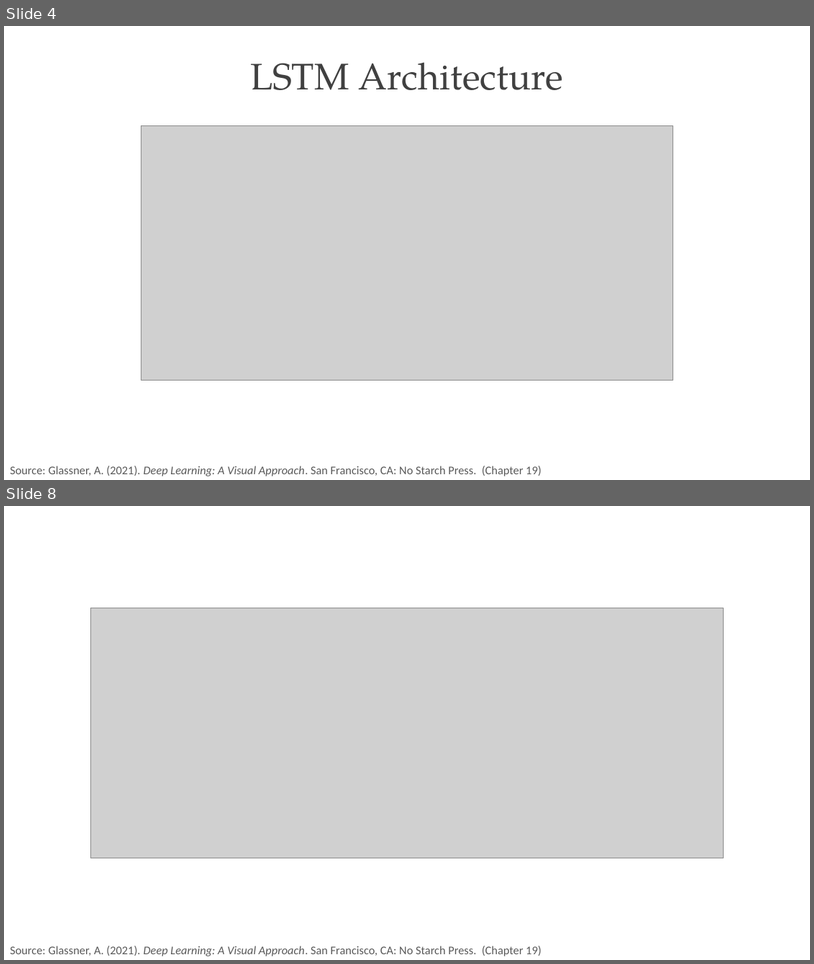
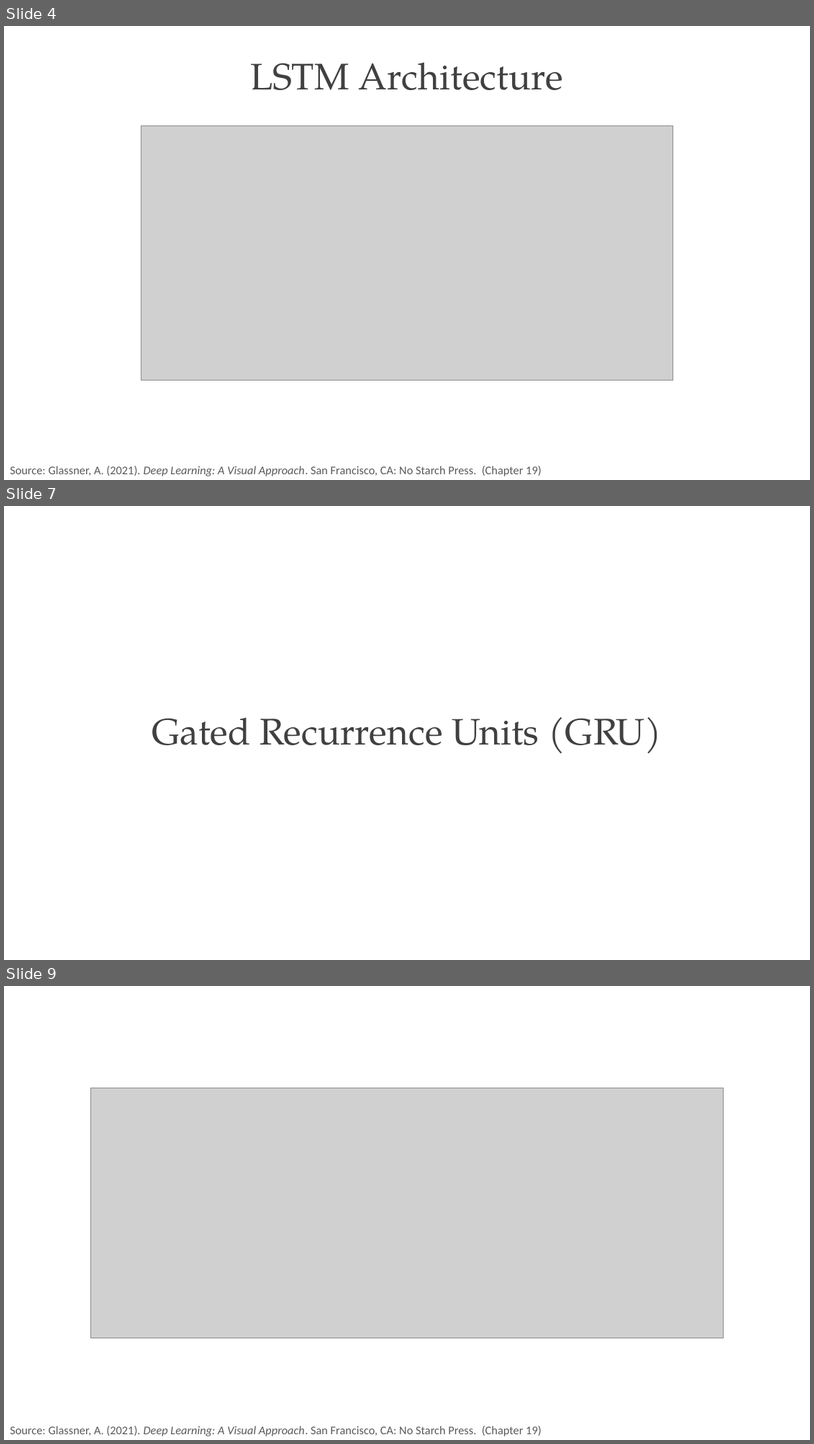
Before and after one commit to PracticumAI/rnn, a slide deck: presentations/02_lstm_gru.pptx. Shown one above the other, each under a label of ours: slides 4 and 8 before the commit, slides 4, 7 and 9 after it; the slides between them are not shown. The pictures are 814x964 and 814x1444 pixels, drawn with LibreOffice and Linux fonts; fonts in the diff are those of the drawing; grey boxes stand for pictures. Boxes give left, top, right and bottom in pixels: in the first picture for what was removed or moved away, otherwise in the second. Text is boxed around its words. In the diff, an @@ line names an element or a change of style, - is before the commit and + after.

```diff
--- a/presentations/02_lstm_gru.pptx
+++ b/presentations/02_lstm_gru.pptx
@@ slide 7 added at box(4, 506, 810, 960), background #FFFFFF @@
@@ title added at box(152, 717, 662, 754), 44 pt, text #404040 @@
+Gated Recurrence Units (GRU)
@@ what was slide 8 is now slide 9 @@
```
Also in this commit, not shown: 5 slides changed.
